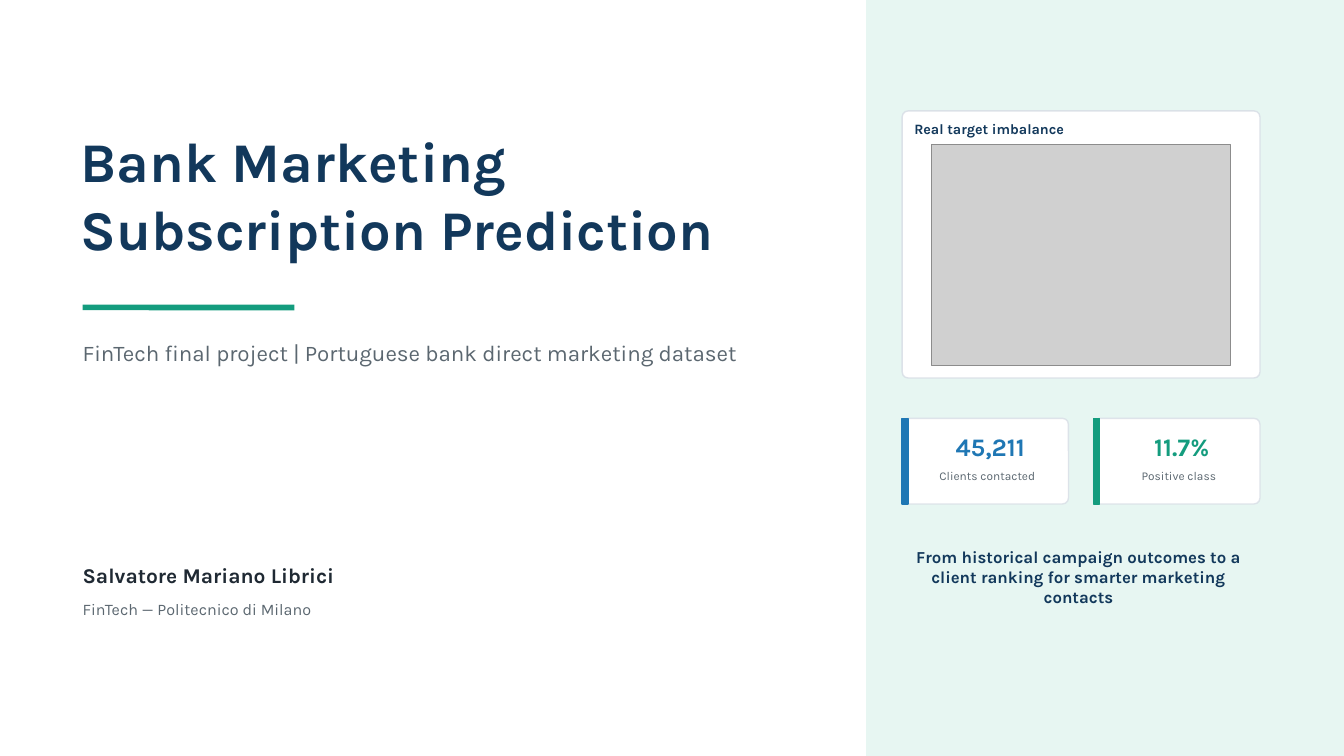
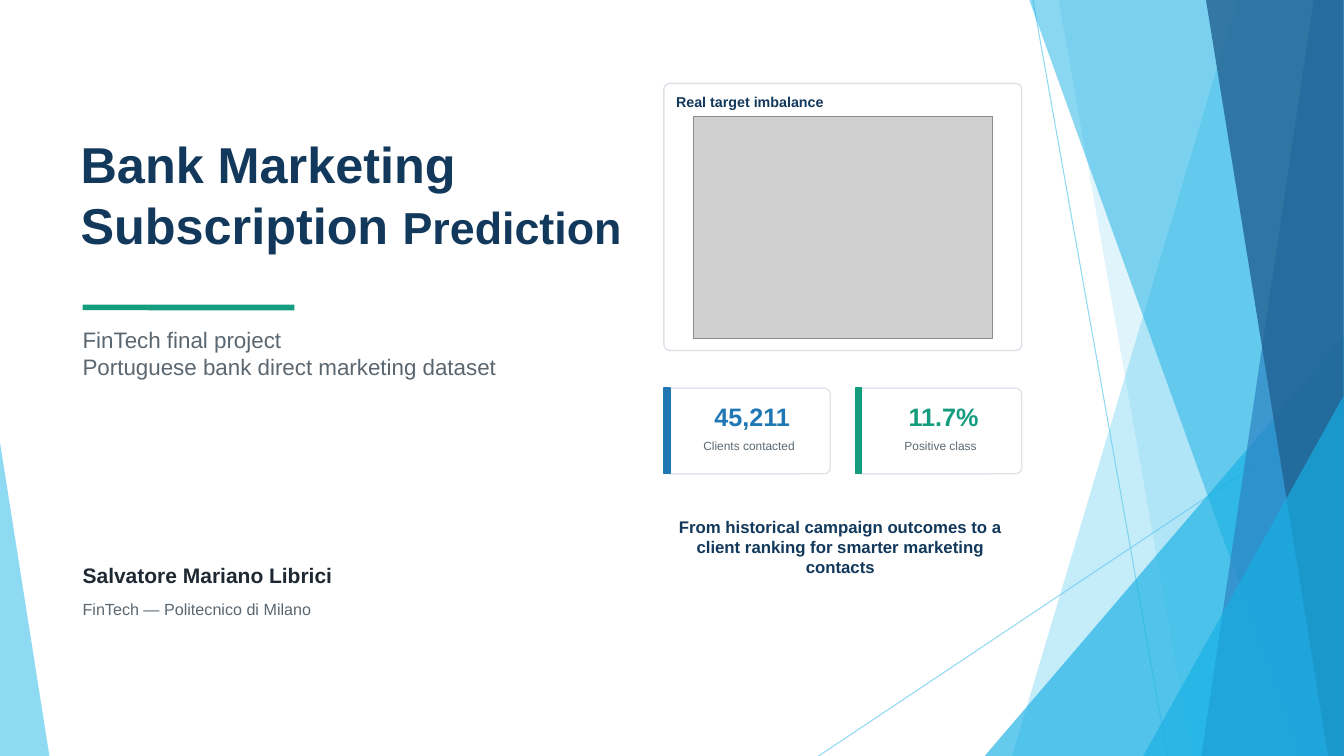
Before and after one commit to MarianoAkaMery/fintech-bank-marketing-ml, a slide deck: slide 1 of Bank_Marketing_Subscription_Prediction.pptx. Drawn at 1344x756 pixels with LibreOffice and Linux fonts; fonts in the diff are those of the drawing; grey boxes stand for pictures. Boxes give left, top, right and bottom in pixels: in the first picture for what was removed or moved away, otherwise in the second. Text is boxed around its words. In the diff, an @@ line names an element or a change of style, - is before the commit and + after.

Commit message:
Fix presentation typo

```diff
--- a/Bank_Marketing_Subscription_Prediction.pptx
+++ b/Bank_Marketing_Subscription_Prediction.pptx
@@ rectangle removed at [0,0,1344,756] @@
@@ rectangle removed at [867,0,1344,756] @@
@@ rounded rectangle: place and size @@
-rounded rectangle at [902,111,1260,378]
+rounded rectangle at [664,84,1022,351]
@@ text "Real target imbalance": place and size @@
-text "Real target imbalance" at [914,124,1064,138]
+text "Real target imbalance" at [676,96,824,110]
@@ picture: place and size @@
-picture at [932,144,1231,366]
+picture at [694,117,993,339]
@@ text "Bank Marketing" at [81,146,622,254]: size 40 to 36 pt in "Bank Marketing", "Subscription"; font Karla to Arial; size 40 to 32 pt in "Prediction" @@
@@ text at [83,332,496,380]: text changed; font Karla to Arial @@
-FinTech final project | Portuguese bank direct marketing dataset
+FinTech final project
+Portuguese bank direct marketing dataset
@@ 4 texts, 2 rounded rectangles, 2 rectangles: place and size @@
-4 texts, 2 rounded rectangles, 2 rectangles at [902,418,1260,604]
+4 texts, 2 rounded rectangles, 2 rectangles at [664,388,1022,573]
@@ group added at [0,0,1344,756]: 5 freeform shapes, 3 triangles, 2 lines @@
@@ text "Clients contacted": place and size @@
-text "Clients contacted" at [939,472,1035,480]
+text "Clients contacted" at [703,441,795,450]
@@ font Karla to Arial in 8 elements at [83,567,332,584], [83,603,311,615], [676,96,824,110], [714,408,790,430], [703,441,795,450], [909,408,979,427], [679,521,1001,573], [904,441,976,450] @@
```
Also in this commit, not shown: 9 other slides changed.
